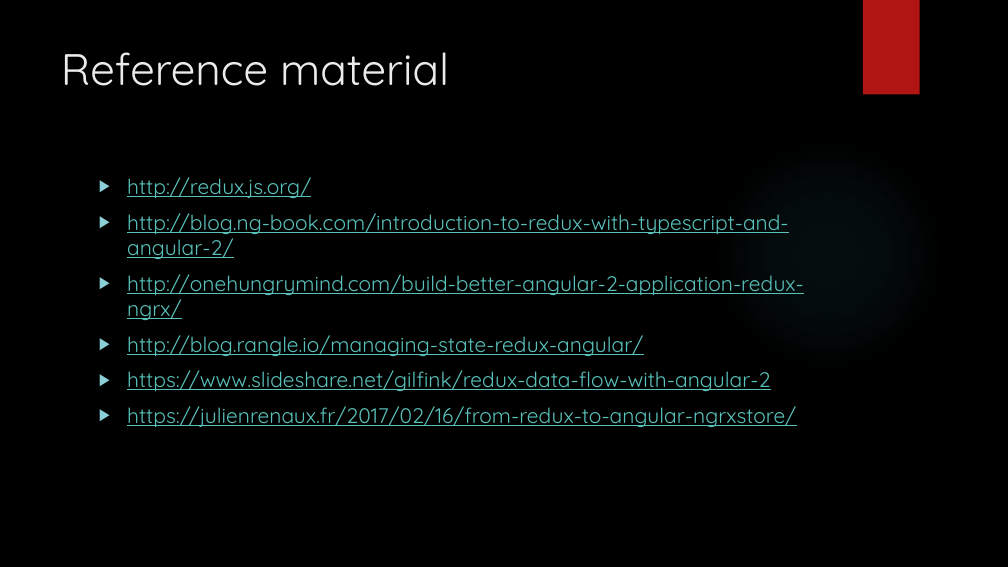
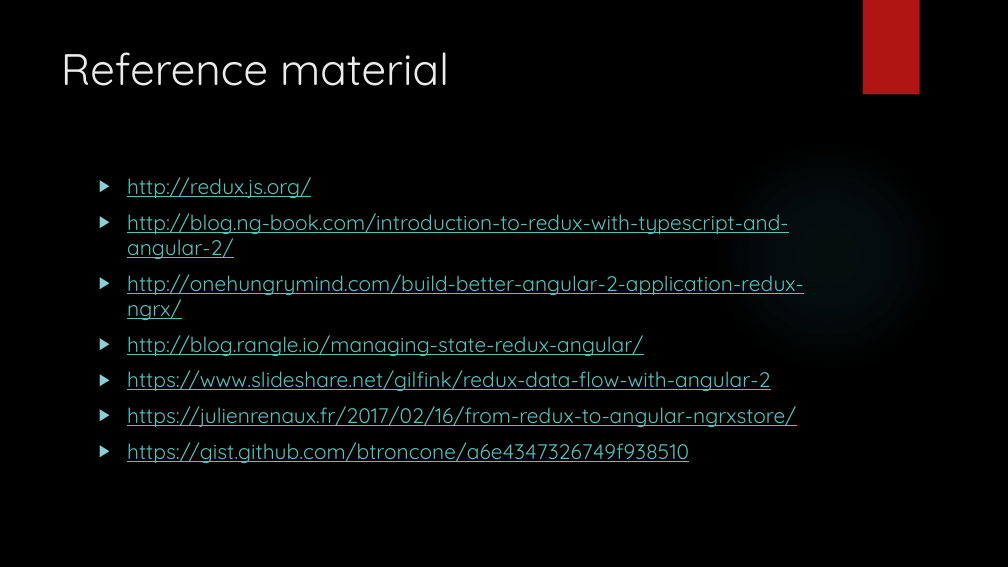
Before and after one commit to hipervee/learnRx, a slide deck: slide 18 of slidesAndImages/Introduction.pptx. Drawn at 1008x567 pixels with LibreOffice and Linux fonts; fonts in the diff are those of the drawing; background and template pictures are left out. Boxes give left, top, right and bottom in pixels: in the first picture for what was removed or moved away, otherwise in the second. Text is boxed around its words. In the diff, an @@ line names an element or a change of style, - is before the commit and + after.

```diff
--- a/slidesAndImages/Introduction.pptx
+++ b/slidesAndImages/Introduction.pptx
@@ text at (127,442,689,463): paragraph added @@
+▶ https://gist.github.com/btroncone/a6e4347326749f938510
```
Also in this commit, not shown: 1 other slide changed, 1 other file.
